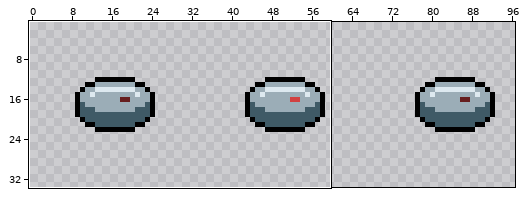
File history of a sprite sheet, Assets/Art/smoke_trap/smoke_trap.png. Above, an overview of the earlier version with the close-up marked.
Close-up. The starting point:
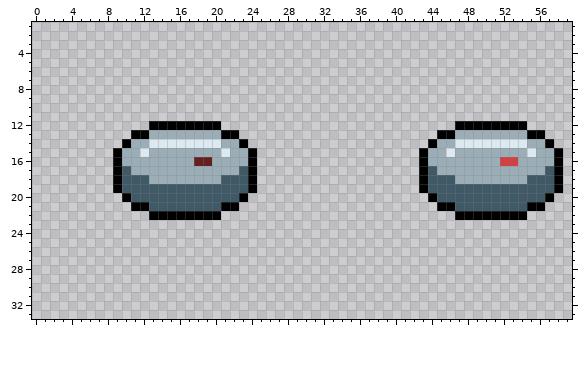
The file is 102x34 pixels. Colours within 5 levels of each other are drawn and written as one. Shown: x 0..59, y 1..33. The wide view leaves out empty margins.
The result:
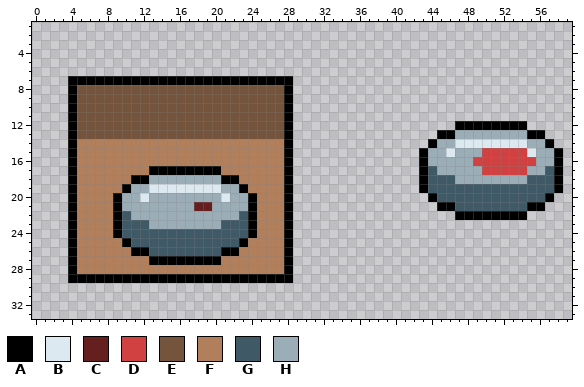
Palette (. is transparent): A #000000  B #dde9f0  C #661f1f  D #d14141  E #75543d  F #b17f5b  G #3f5a66  H #9badb7
The commit says: Add Vaccine and Smoke Trap Capabilities
Diff:
@@ x 0..59 @@
  6 ............................................................
- 7 ............................................................
- 8 ............................................................
- 9 ............................................................
-10 ............................................................
-11 ............................................................
-12 .............AAAAAAAA..........................AAAAAAAA.....
-13 ...........AAHHHHHHHHAA......................AAHHHHHHHHAA...
-14 ..........AHHBBBBBBBBHHA....................AHHBBBBBBBBHHA..
-15 .........AHHBHHHHHHHHBHHA..................AHHBHHHHHHHHBHHA.
-16 .........AHHHHHHHHCCHHHHA..................AHHHHHHHHDDHHHHA.
-17 .........AGHHHHHHHHHHHHGA..................AGHHHHHHHHHHHHGA.
-18 .........AGGGHHHHHHHHGGGA..................AGGGHHHHHHHHGGGA.
-19 .........AGGGGGGGGGGGGGGA..................AGGGGGGGGGGGGGGA.
-20 ..........AGGGGGGGGGGGGA....................AGGGGGGGGGGGGA..
-21 ...........AAGGGGGGGGAA......................AAGGGGGGGGAA...
-22 .............AAAAAAAA..........................AAAAAAAA.....
-23 ............................................................
-24 ............................................................
-25 ............................................................
-26 ............................................................
-27 ............................................................
-28 ............................................................
-29 ............................................................
+ 7 ....AAAAAAAAAAAAAAAAAAAAAAAAA...............................
+ 8 ....AEEEEEEEEEEEEEEEEEEEEEEEA...............................
+ 9 ....AEEEEEEEEEEEEEEEEEEEEEEEA...............................
+10 ....AEEEEEEEEEEEEEEEEEEEEEEEA...............................
+11 ....AEEEEEEEEEEEEEEEEEEEEEEEA...............................
+12 ....AEEEEEEEEEEEEEEEEEEEEEEEA..................AAAAAAAA.....
+13 ....AEEEEEEEEEEEEEEEEEEEEEEEA................AAHHHHHHHHAA...
+14 ....AFFFFFFFFFFFFFFFFFFFFFFFA...............AHHBBBBBBBBHHA..
+15 ....AFFFFFFFFFFFFFFFFFFFFFFFA..............AHHBHHHDDDDDBHHA.
+16 ....AFFFFFFFFFFFFFFFFFFFFFFFA..............AHHHHHDDDDDDDHHA.
+17 ....AFFFFFFFFAAAAAAAAFFFFFFFA..............AGHHHHHDDDDDHHGA.
+18 ....AFFFFFFAAHHHHHHHHAAFFFFFA..............AGGGHHHHHHHHGGGA.
+19 ....AFFFFFAHHBBBBBBBBHHAFFFFA..............AGGGGGGGGGGGGGGA.
+20 ....AFFFFAHHBHHHHHHHHBHHAFFFA...............AGGGGGGGGGGGGA..
+21 ....AFFFFAHHHHHHHHCCHHHHAFFFA................AAGGGGGGGGAA...
+22 ....AFFFFAGHHHHHHHHHHHHGAFFFA..................AAAAAAAA.....
+23 ....AFFFFAGGGHHHHHHHHGGGAFFFA...............................
+24 ....AFFFFAGGGGGGGGGGGGGGAFFFA...............................
+25 ....AFFFFFAGGGGGGGGGGGGAFFFFA...............................
+26 ....AFFFFFFAAGGGGGGGGAAFFFFFA...............................
+27 ....AFFFFFFFFAAAAAAAAFFFFFFFA...............................
+28 ....AFFFFFFFFFFFFFFFFFFFFFFFA...............................
+29 ....AAAAAAAAAAAAAAAAAAAAAAAAA...............................
 30 ............................................................
Where, in picture pixels (left, top, right, bottom), the same in both close-ups:
changed: (68, 76, 293, 283)
changed: (473, 148, 536, 175)
